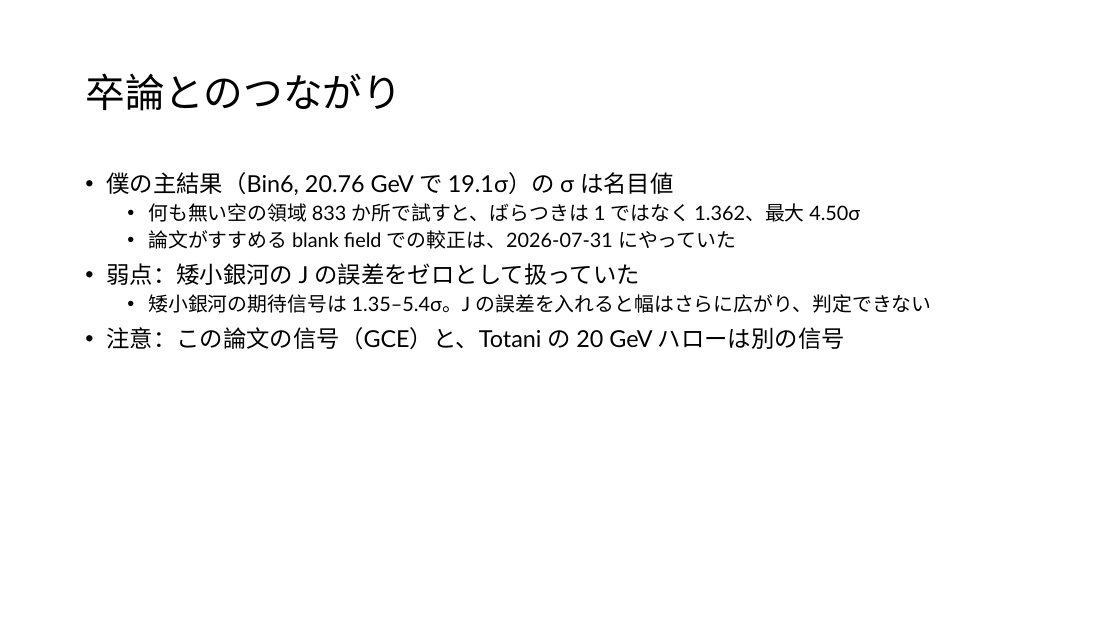
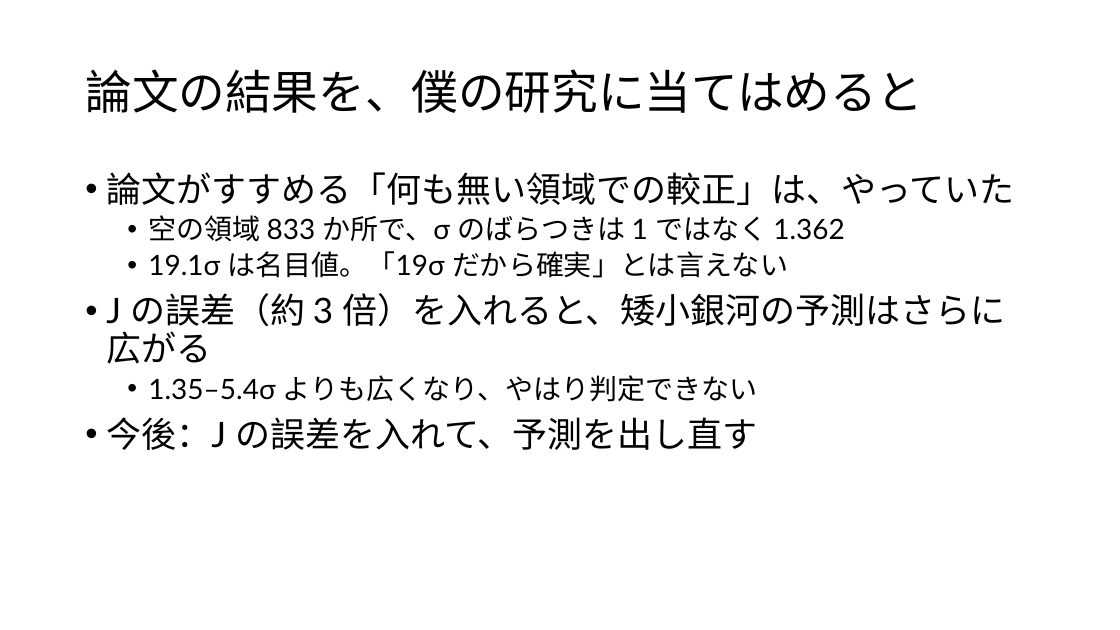
Before and after one commit to Mikann20041029/darkmatter-slides, a slide deck: slide 14 of slides/Toni Bertólez-Martínez, et al. (2026).pptx (slide 11 before the commit). Drawn at 1120x630 pixels with LibreOffice and Linux fonts; fonts in the diff are those of the drawing. Boxes give left, top, right and bottom in pixels: in the first picture for what was removed or moved away, otherwise in the second. Text is boxed around its words. In the diff, an @@ line names an element or a change of style, - is before the commit and + after.

```diff
--- a/slides/Toni Bertólez-Martínez, et al. (2026).pptx
+++ b/slides/Toni Bertólez-Martínez, et al. (2026).pptx
@@ title at [85, 69, 923, 113]: text changed; size 34 to 40 pt @@
-卒論とのつながり
+論文の結果を、僕の研究に当てはめると
@@ text at [106, 172, 1014, 450]: text changed; size 17 to 24 pt @@
-• 僕の主結果（Bin6, 20.76 GeV で 19.1σ）の σ は名目値
-  • 何も無い空の領域 833 か所で試すと、ばらつきは 1 ではなく 1.362、最大 4.50σ
-  • 論文がすすめる blank field での較正は、2026-07-31 にやっていた
-• 弱点：矮小銀河の J の誤差をゼロとして扱っていた
-  • 矮小銀河の期待信号は 1.35–5.4σ。J の誤差を入れると幅はさらに広がり、判定できない
-• 注意：この論文の信号（GCE）と、Totani の 20 GeV ハローは別の信号
+• 論文がすすめる「何も無い領域での較正」は、やっていた
+  • 空の領域 833 か所で、σ のばらつきは 1 ではなく 1.362
+  • 19.1σ は名目値。「19σ だから確実」とは言えない
+• J の誤差（約 3 倍）を入れると、矮小銀河の予測はさらに広がる
+  • 1.35–5.4σ よりも広くなり、やはり判定できない
+• 今後：J の誤差を入れて、予測を出し直す
```
Also in this commit, not shown: 9 other slides changed, 3 slides added.
